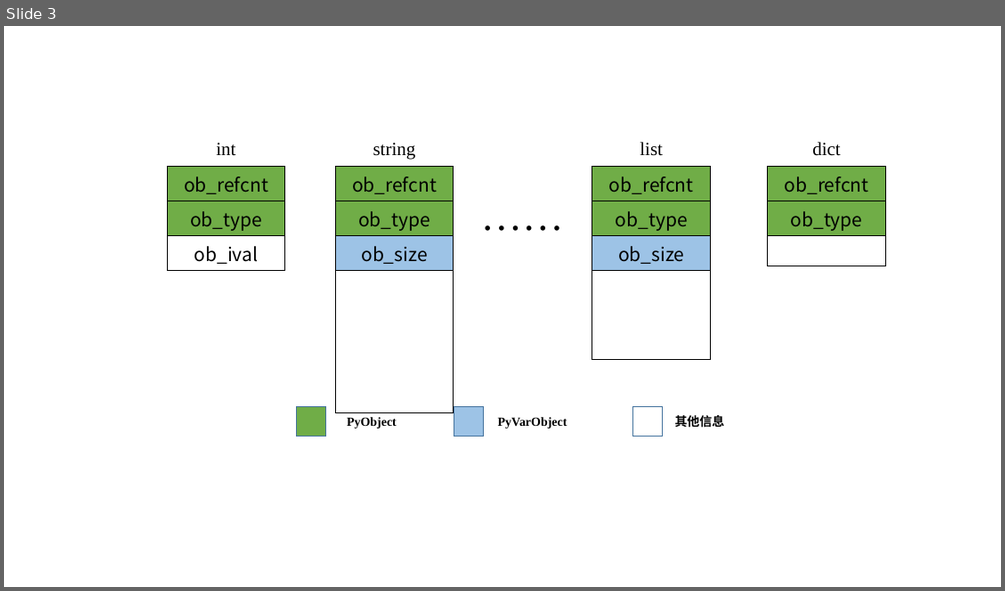
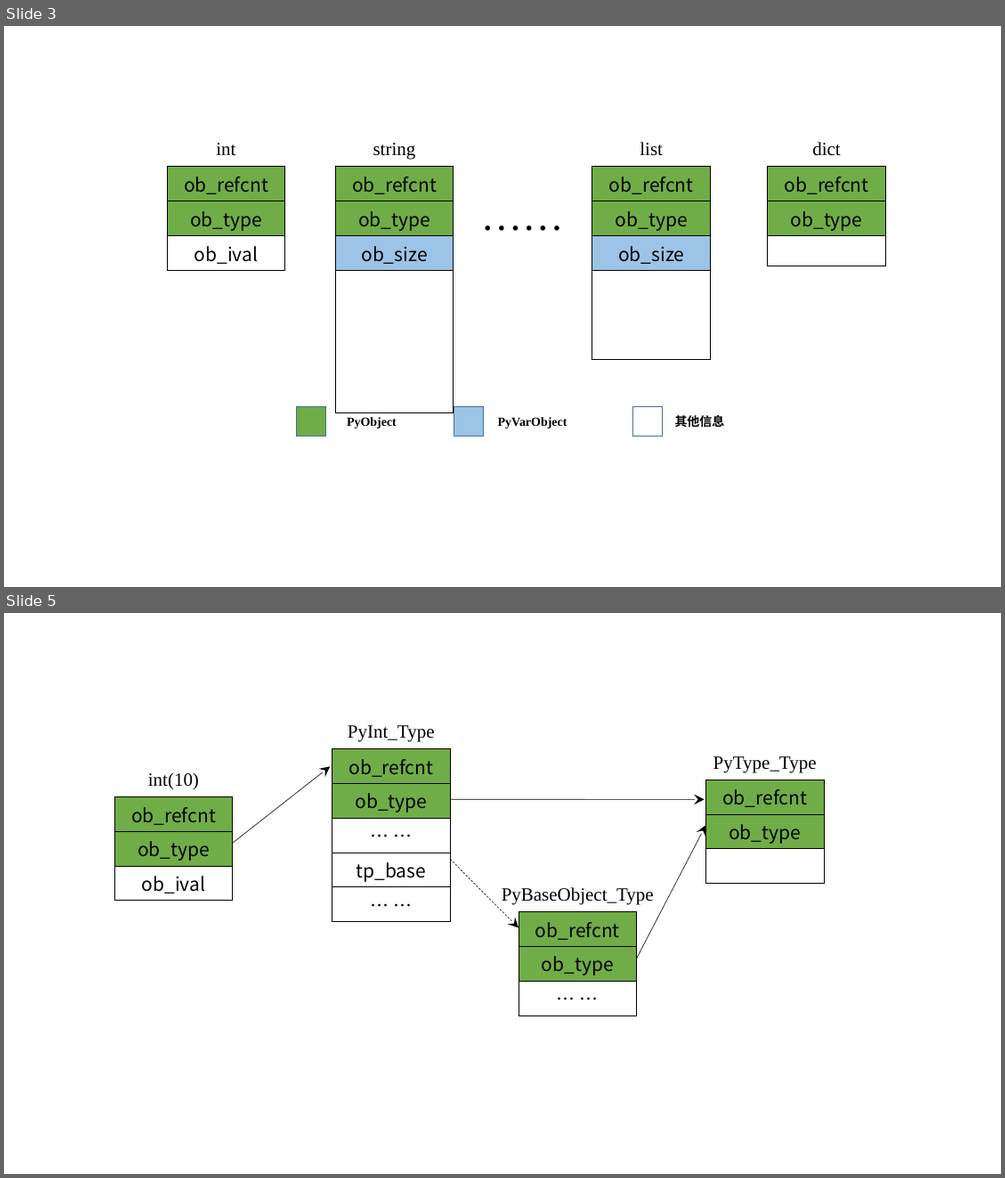
Before and after one commit to wonderly321/PythonLearningResourcceAndNote, a slide deck: test.pptx. Shown one above the other, each under a label of ours: slide 3 before the commit, slides 3 and 5 after it; the slides between them are not shown. The pictures are 1005x591 and 1005x1178 pixels, drawn with LibreOffice and Linux fonts; fonts in the diff are those of the drawing. Boxes give left, top, right and bottom in pixels: in the first picture for what was removed or moved away, otherwise in the second. Text is boxed around its words. In the diff, an @@ line names an element or a change of style, - is before the commit and + after.

```diff
--- a/test.pptx
+++ b/test.pptx
@@ slide 5 added at (4, 613, 1001, 1174), background #FFFFFF @@
@@ text added at (348, 725, 435, 742), 18 pt, text #000000 @@
+PyInt_Type
@@ text added at (148, 772, 199, 790), 18 pt, text #000000 @@
+int(10)
@@ freeform shape added at (233, 766, 330, 843), outline #000000 0.5 pt @@
@@ table added at (332, 749, 451, 912), 5 rows, 1 columns @@
+ob_refcnt
+ob_type
+… …
+tp_base
+… …
@@ text added at (713, 756, 817, 772), 18 pt, text #000000 @@
+PyType_Type
@@ table added at (114, 797, 233, 897), 3 rows, 1 columns @@
+ob_refcnt
+ob_type
+ob_ival
@@ freeform shape added at (451, 799, 704, 799), outline #000000 0.5 pt @@
@@ table added at (706, 779, 825, 871), 3 rows, 1 columns @@
+ob_refcnt
+ob_type
+
@@ arrow added from (637, 958) to (706, 826), #000000 0.5 pt @@
@@ arrow added from (451, 859) to (518, 928), #000000 0.5 pt dashed @@
@@ text added at (502, 887, 654, 905), 18 pt, text #000000 @@
+PyBaseObject_Type
@@ table added at (518, 911, 637, 1004), 3 rows, 1 columns @@
+ob_refcnt
+ob_type
+… …
```
Also in this commit, not shown: 1 slide changed, 1 other slide added.
